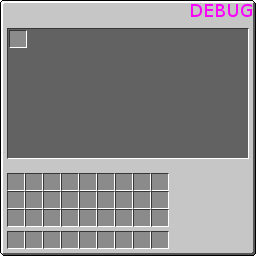
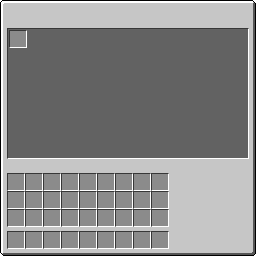
Layer changes from the first 256 × 256 image to the second:
removed layer "DEBUG" over (191, 4, 252, 17)
